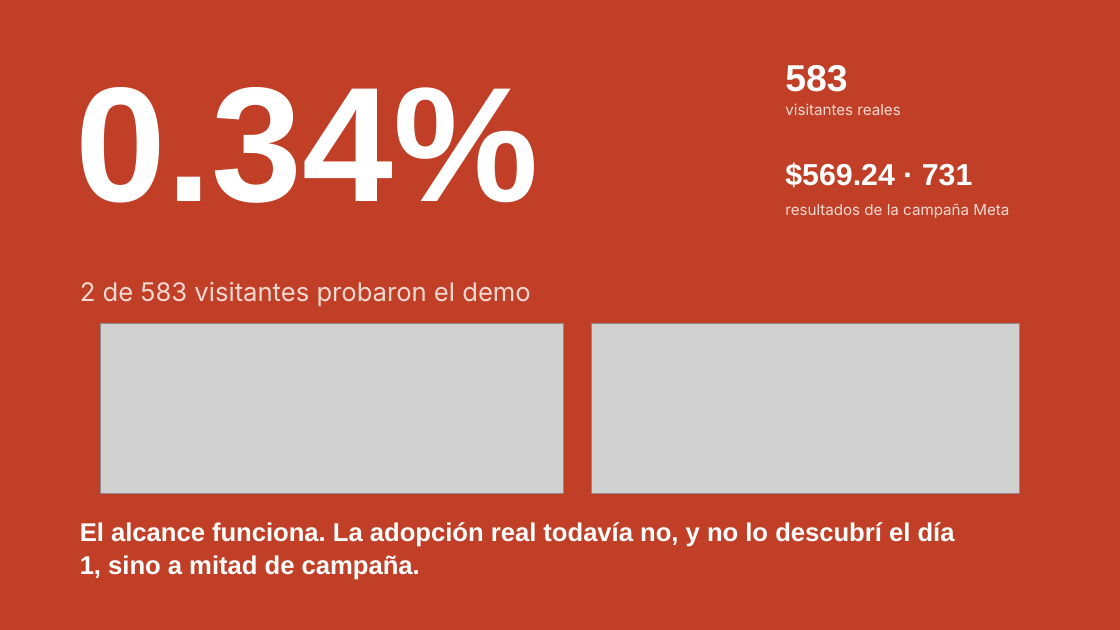
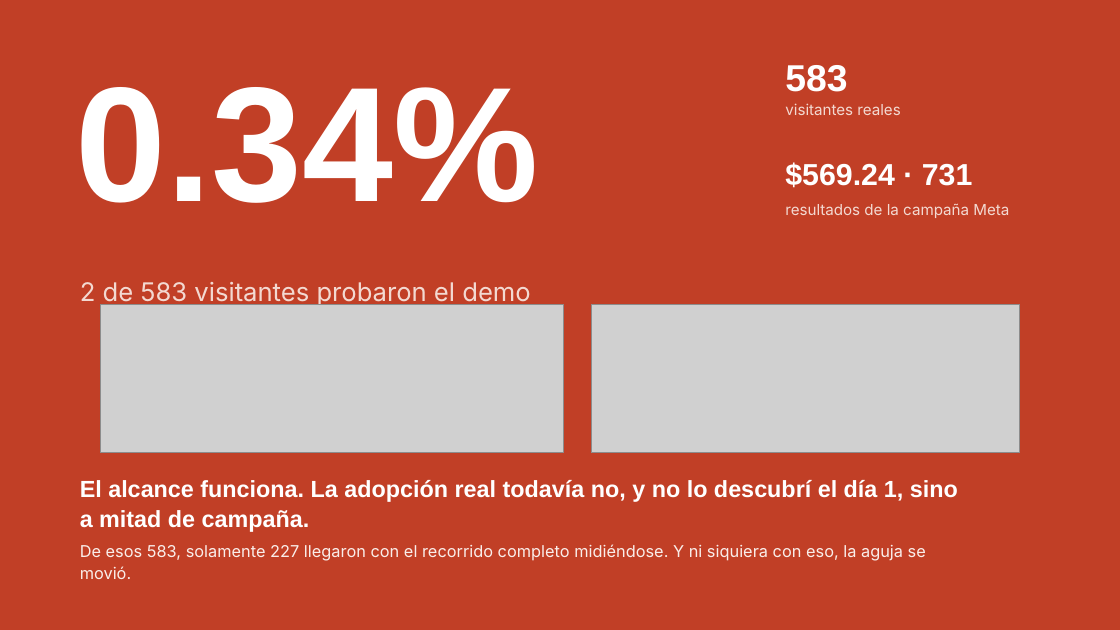
Before and after one commit to claudiafalcon/nahui, a slide deck: slide 5 of evidence/2026-08-22-demo-day/Nahui - Pitch Demo Day v2.pptx (slide 6 before the commit). Drawn at 1120x630 pixels with LibreOffice and Linux fonts; fonts in the diff are those of the drawing; grey boxes stand for pictures. Boxes give left, top, right and bottom in pixels: in the first picture for what was removed or moved away, otherwise in the second. Text is boxed around its words. In the diff, an @@ line names an element or a change of style, - is before the commit and + after.

```diff
--- a/evidence/2026-08-22-demo-day/Nahui - Pitch Demo Day v2.pptx
+++ b/evidence/2026-08-22-demo-day/Nahui - Pitch Demo Day v2.pptx
@@ picture: place and size @@
-picture at (101, 323, 564, 493)
+picture at (101, 304, 564, 453)
@@ picture: place and size @@
-picture at (592, 323, 1020, 493)
+picture at (592, 304, 1020, 453)
@@ text "El alcance funciona. La adopción ...": place and size @@
-text "El alcance funciona. La adopción ..." at (80, 522, 955, 580)
+text "El alcance funciona. La adopción ..." at (80, 480, 958, 532)
@@ text "El alcance funciona. La adopción ..." at (80, 480, 958, 532): size 22 to 20 pt; line spacing 1.1 to 1.08 @@
@@ text added at (80, 544, 926, 579), 14 pt, text #FAEEEA @@
+De esos 583, solamente 227 llegaron con el recorrido completo midiéndose. Y ni siquiera con eso, la aguja se movió.
```
Also in this commit, not shown: 1 other slide changed, 2 slides added, 1 slide removed, 1 other file.
